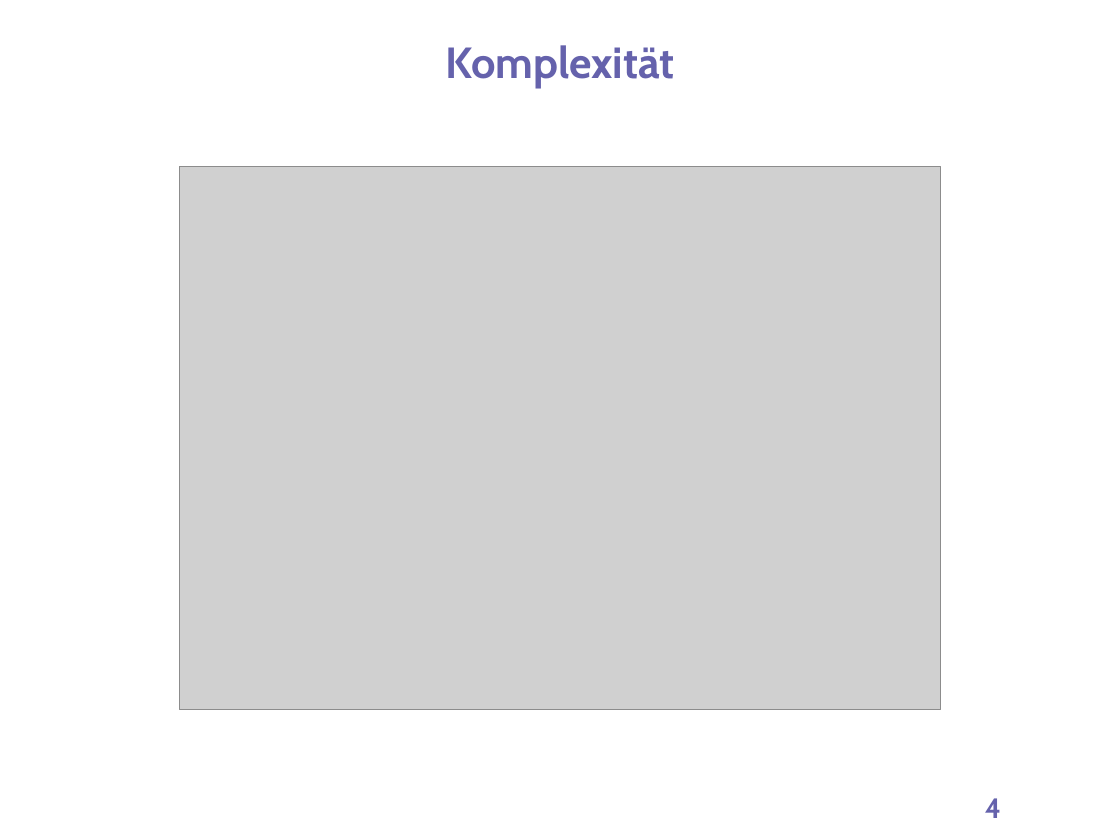
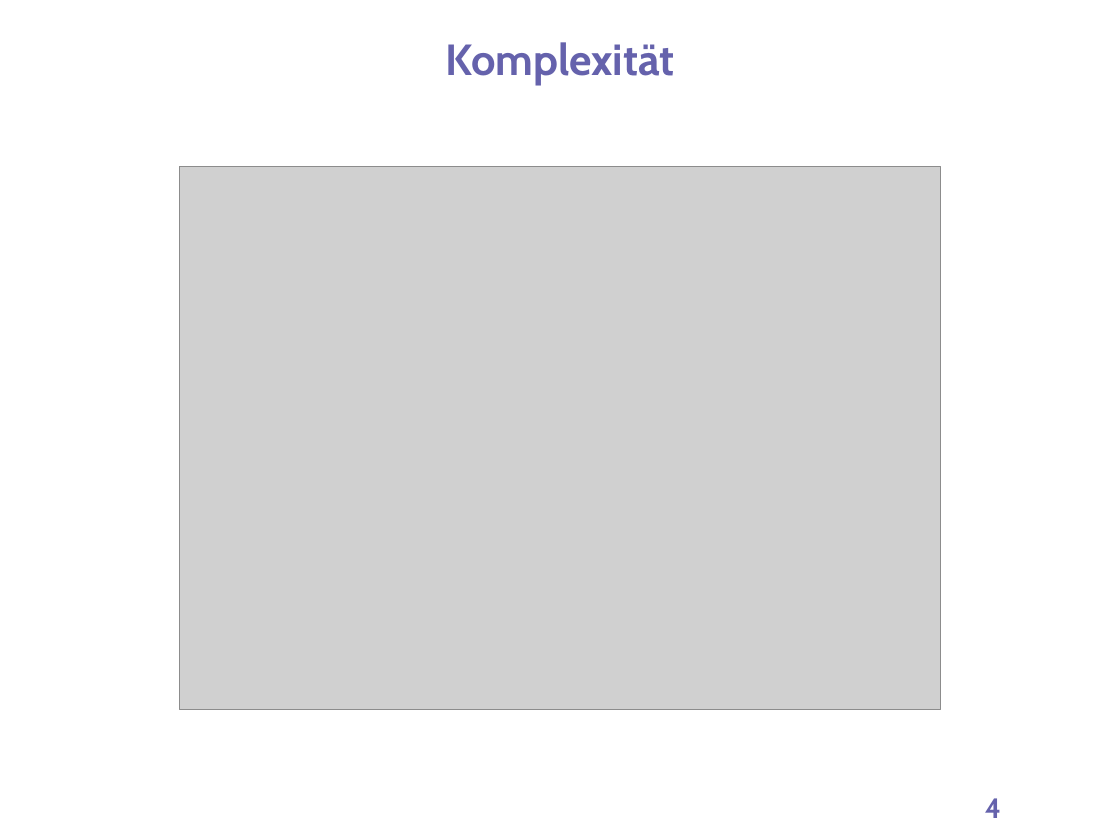
Before and after one commit to gerhardkurz/roboZen, a slide deck: slide 4 of presentation/1/praesentation1 (1).pptx. Drawn at 1120x840 pixels with LibreOffice and Linux fonts; fonts in the diff are those of the drawing; grey boxes stand for pictures; background and template pictures are left out. Boxes give left, top, right and bottom in pixels: in the first picture for what was removed or moved away, otherwise in the second. Text is boxed around its words. In the diff, an @@ line names an element or a change of style, - is before the commit and + after.

```diff
--- a/presentation/1/praesentation1 (1).pptx
+++ b/presentation/1/praesentation1 (1).pptx
@@ text "Komplexität" at <box>446,42,675,86</box>: line spacing 1.1 to 1 @@
```
Also in this commit, not shown: 3 other slides changed, 3 slides added.
